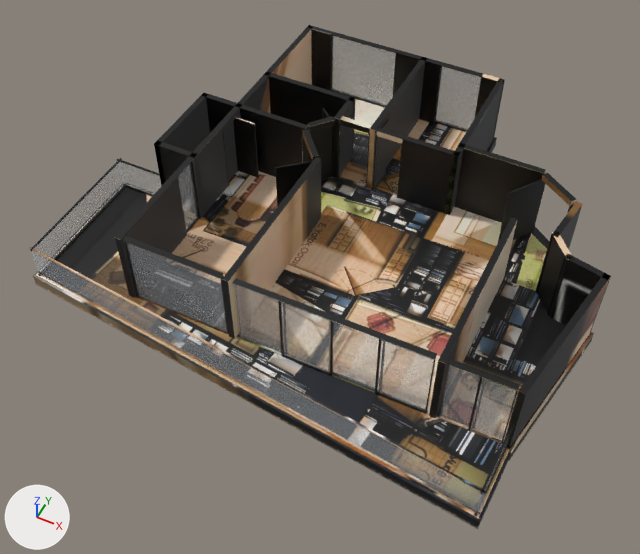
The glTF model akasya-3d/gol-5/model.glb: old version first, new version second.
Rendered twice from a 50 mm lens placed at (7.28, -16.22, 18.38), pointed at (-0.12, -1.41, -0.13). Lighting does not change. The marker at lower left points along +X, +Y and +Z. The older version comes first. Where no turn or scale is listed for an object, it has been applied to the vertices. Vertices at exactly the same position are counted once.
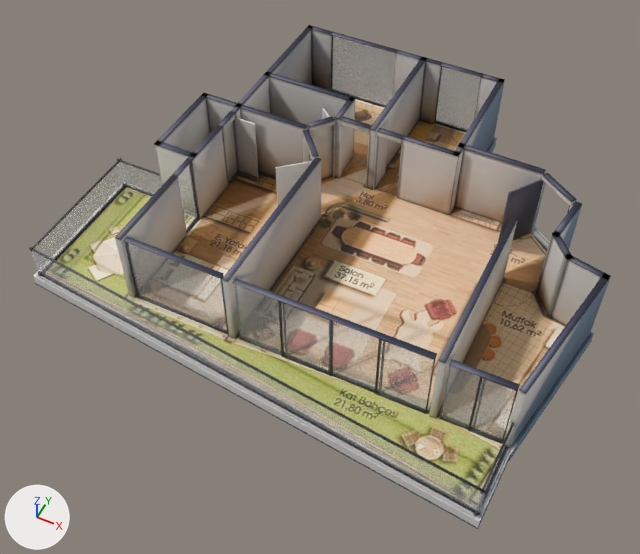
The change, as JSON lines over the scene's bpy script:
```json
{"block": "mat_baked", "where": "n3 = _N.new('ShaderNodeMapping'); n3.name = 'Mapping'"}
{"op": "set", "path": "n3.inputs[1].default_value", "old": "(0.0021, -14.96, 0.0)", "new": "(0.000966, -14.97, 0.0)", "note": "'Location'"}
{"op": "set", "path": "n3.inputs[3].default_value", "old": "(15.94, 15.96, 1.0)", "new": "(15.97, 15.97, 1.0)", "note": "'Scale'"}
{"block": "me_mesh_0", "where": "# used by ob_mesh_0; location = (-7.24, 6.45, -0.36)"}
{"op": "remove", "block": "me_mesh_0", "code": "me_mesh_0.from_pydata(...)  # 2111 vertices, 3700 faces; spans x 0.0..14.49, y -12.91..0.0, z 0.0..2.62"}
{"op": "add", "block": "me_mesh_0", "code": "me_mesh_0.from_pydata(...)  # 2557 vertices, 4674 faces; spans x 0.0..14.49, y -12.91..0.0, z 0.0..2.62"}
{"block": "me_mesh_0", "change": "me_mesh_0 part 1: 2 vertices moved within x 1.66, y -7.38, z 2.61..2.62; 22 vertices removed from x 1.66..14.4, y -10.8..-0.25, z 0.36..2.62; 468 vertices added at x 1.58..14.39, y -10.98..-0.08, z 0.0..2.62"}
{"block": "me_mesh_0", "change": "me_mesh_0 part 2: 2969 kept faces spanning x 0.0..14.49, y -12.91..-0.08, z 0.0..2.62 get new texture (UV) coordinates"}
```

Changed parts and their boxes [x1, y1, x2, y2] in the pictures (640 x 554 px):
```json
{"object": "Mesh_0", "change": "surface changed", "before": [29, 26, 610, 529], "after": [29, 26, 610, 529]}
{"part": 1, "of": "me_mesh_0", "change": "reshaped", "before": [154, 29, 611, 391], "after": [33, 29, 610, 527]}
{"part": 2, "of": "me_mesh_0", "change": "surface changed", "before": [29, 26, 609, 529], "after": [29, 26, 609, 529]}
```
